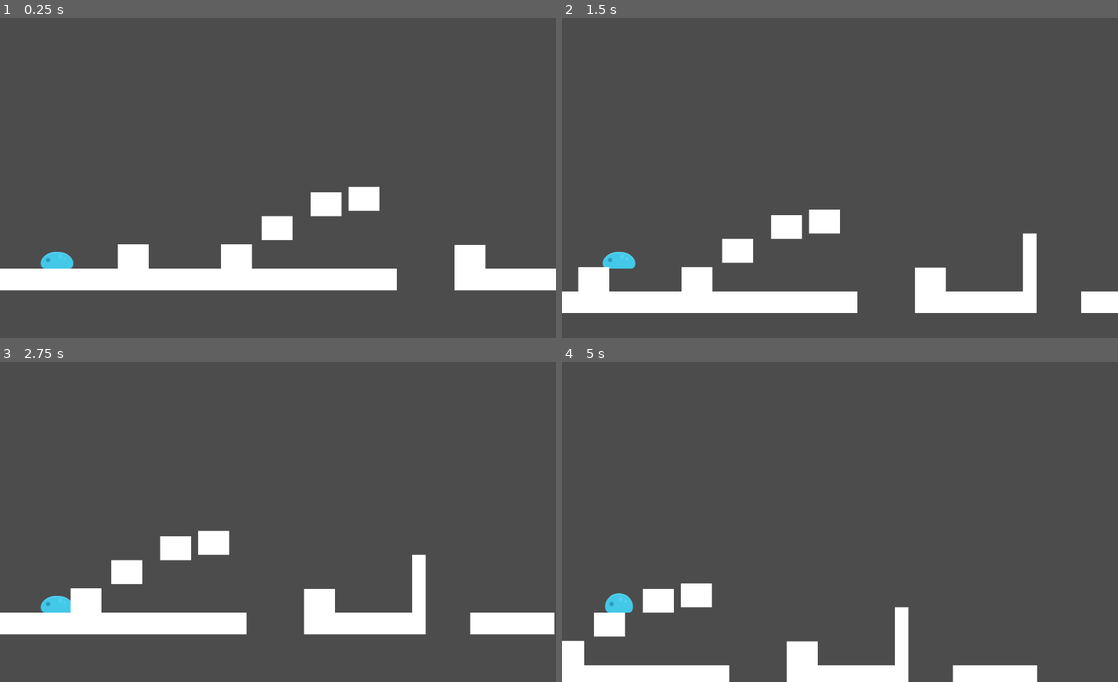
Above: before the commit, frames 1-4 (two rows, left to right).
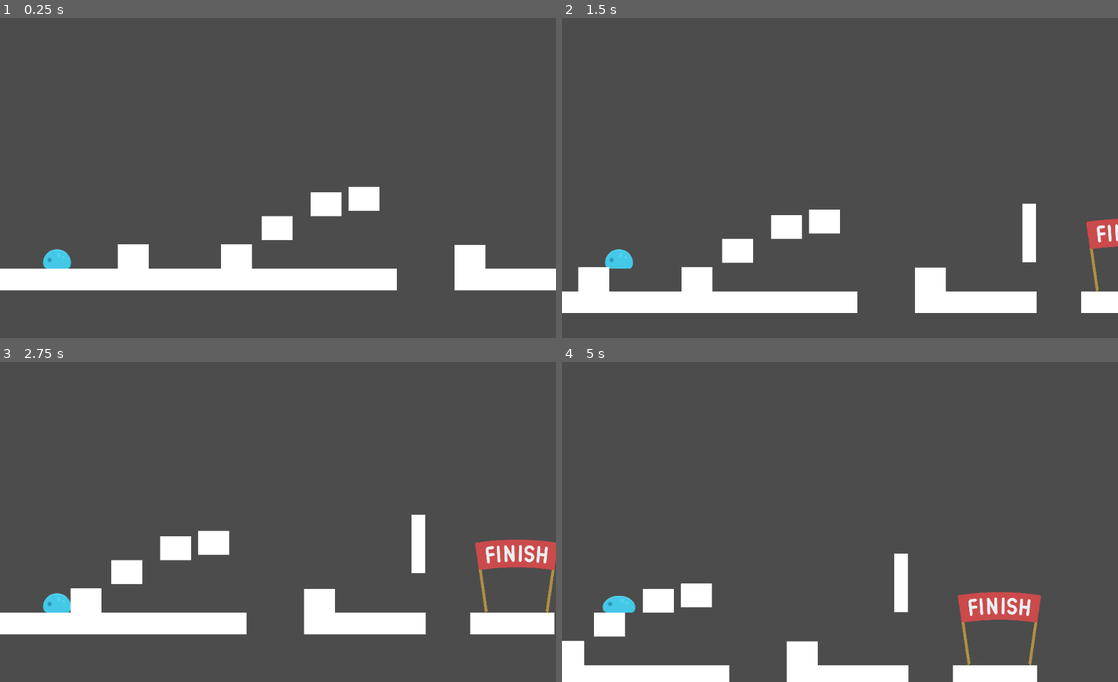
Above: after the commit, the same moments.

Repository: tescudec/prova1
Game: Godot game, scene res://2a.tscn
Same seed, same stepped clock (60 frames per second), same inputs: the game is played once before the commit and once after it. This scene is started directly instead of the project's main scene.
Inputs (mouse positions are in pixels of both pictures, inside the frame that each line leads up to):
- Up to frame 1 (0.25 s): no input
- Up to frame 2 (1.5 s): move the mouse to (962, 158) at 0.52 s; hold Up (mou amunt) 0.53-1.28 s; tap Down (mou avall) at 0.8, 1.35 s; move the mouse to (728, 190) at 1.27 s
- Up to frame 3 (2.75 s): tap Up (mou amunt) at 1.55 s; move the mouse to (333, 448) at 2.02 s; press the mouse at (333, 448) at 2.03 s; tap Down (mou avall) at 2.3 s
- Up to frame 4 (5 s): move the mouse to (812, 586) at 2.77 s; release the mouse at (812, 586) at 2.78 s; right-click (812, 586) at 2.85 s; tap Up (mou amunt) at 3.05, 4.35 s; move the mouse to (1006, 566) at 3.52 s; hold Space (gira) 3.53-4.28 s; tap Down (mou avall) at 3.8 s; move the mouse to (673, 470) at 4.27 s

The runs differ from the first frame. In frame 1, less than 0.1% of the frame differs, in the area x 7-14%, y 72-79%; in frame 2, 1.1%; in frame 3, 2.1%; in frame 4, 2.3%, in the area x 7-87%, y 59-96%.

Commit message:
ultims retocs

Diff:
--- a/2a.tscn
+++ b/2a.tscn
@@ -1,7 +1,8 @@
-[gd_scene load_steps=10 format=2]
+[gd_scene load_steps=13 format=2]
 
 [ext_resource path="res://KineBody.tscn" type="PackedScene" id=1]
 [ext_resource path="res://KinematicBody2Dfinal.gd" type="Script" id=2]
+[ext_resource path="res://finishline.png" type="Texture" id=3]
 
 [sub_resource type="RectangleShape2D" id=1]
 extents = Vector2( 444.25, 20.625 )
@@ -23,6 +24,38 @@
 
 [sub_resource type="RectangleShape2D" id=6]
 extents = Vector2( 54, 12.25 )
+
+[sub_resource type="Animation" id=8]
+length = 0.001
+tracks/0/type = "value"
+tracks/0/path = NodePath(".:position")
+tracks/0/interp = 1
+tracks/0/loop_wrap = true
+tracks/0/imported = false
+tracks/0/enabled = true
+tracks/0/keys = {
+"times": PoolRealArray( 0 ),
+"transitions": PoolRealArray( 1 ),
+"update": 0,
+"values": [ Vector2( 0, 0 ) ]
+}
+
+[sub_resource type="Animation" id=9]
+resource_name = "puja i baixa"
+length = 2.0
+loop = true
+tracks/0/type = "value"
+tracks/0/path = NodePath(".:position")
+tracks/0/interp = 1
+tracks/0/loop_wrap = true
+tracks/0/imported = false
+tracks/0/enabled = true
+tracks/0/keys = {
+"times": PoolRealArray( 0, 1 ),
+"transitions": PoolRealArray( 1, 1 ),
+"update": 0,
+"values": [ Vector2( 0, 0 ), Vector2( 0, -100 ) ]
+}
 
 [node name="Node2D" type="Node2D"]
 
@@ -201,7 +234,7 @@
 }
 
 [node name="CollisionShape2D3" type="CollisionShape2D" parent="Terra3"]
-position = Vector2( 183, 36 )
+position = Vector2( 184, 38 )
 shape = SubResource( 7 )
 
 [node name="Congrats" type="Area2D" parent="."]
@@ -217,17 +250,29 @@
 script = ExtResource( 2 )
 
 [node name="CollisionShape2D" type="CollisionShape2D" parent="KinematicBody2D2"]
-position = Vector2( 1013, 421 )
+position = Vector2( 1013, 419 )
 rotation = 1.5708
 shape = SubResource( 6 )
+__meta__ = {
+"_edit_group_": true
+}
 
 [node name="ColorRect" type="ColorRect" parent="KinematicBody2D2/CollisionShape2D"]
-margin_left = -54.0
-margin_top = -13.0
-margin_right = 54.0
-margin_bottom = 12.0
+margin_left = -54.0001
+margin_top = -11.9998
+margin_right = 53.9999
+margin_bottom = 13.0002
 __meta__ = {
 "_edit_use_anchors_": true
 }
 
+[node name="AnimationPlayer" type="AnimationPlayer" parent="KinematicBody2D2"]
+anims/RESET = SubResource( 8 )
+"anims/puja i baixa" = SubResource( 9 )
+
+[node name="Sprite" type="Sprite" parent="KinematicBody2D2/AnimationPlayer"]
+position = Vector2( 1194, 417 )
+scale = Vector2( 0.298872, 0.304861 )
+texture = ExtResource( 3 )
+
 [connection signal="body_entered" from="Congrats" to="KinematicBody2D" method="_on_Congrats_body_entered"]
--- a/KineBody.gd
+++ b/KineBody.gd
@@ -30,7 +30,8 @@
 	var animacio = $AnimatedSprite
 	animacio.flip_h = true
 	animacio.play('camina')
-
+	if Input.is_action_pressed("mou avall"):
+		animacio.play('caure')
 func _on_Portal_body_entered(body):
 	get_tree().change_scene("res://2a.tscn")
 func _on_Congrats_body_entered(body):
--- a/KineBody.tscn
+++ b/KineBody.tscn
@@ -36,6 +36,7 @@
 scale = Vector2( 0.582031, 0.582031 )
 frames = SubResource( 1 )
 animation = "camina"
+frame = 1
 playing = true
 
 [node name="CollisionShape2D" type="CollisionShape2D" parent="."]
--- a/KinematicBody2Dfinal.gd
+++ b/KinematicBody2Dfinal.gd
@@ -4,12 +4,6 @@
 var velocitat = Vector2.DOWN
 
 
-# Called when the node enters the scene tree for the first time.
+## Called when the node enters the scene tree for the first time.
 func _ready():
-	velocitat.y = 10
-
-
-func _physics_process(delta):
-	if is_on_floor() or is_on_ceiling():
-		velocitat.y = velocitat.y * -1
-	move_and_slide(velocitat, Vector2.UP)
+	$AnimationPlayer.play("puja i baixa")
--- a/Terra.tscn
+++ b/Terra.tscn
@@ -171,7 +171,6 @@
 [node name="CollisionShape2D" type="CollisionShape2D" parent="Portal"]
 position = Vector2( 1193, 388 )
 rotation = 1.60994
-scale = Vector2( 1, 1 )
 shape = SubResource( 3 )
 
 [node name="Terra10" type="StaticBody2D" parent="."]
Binary file added: finishline.png
Not shown, added: finishline.png.import
